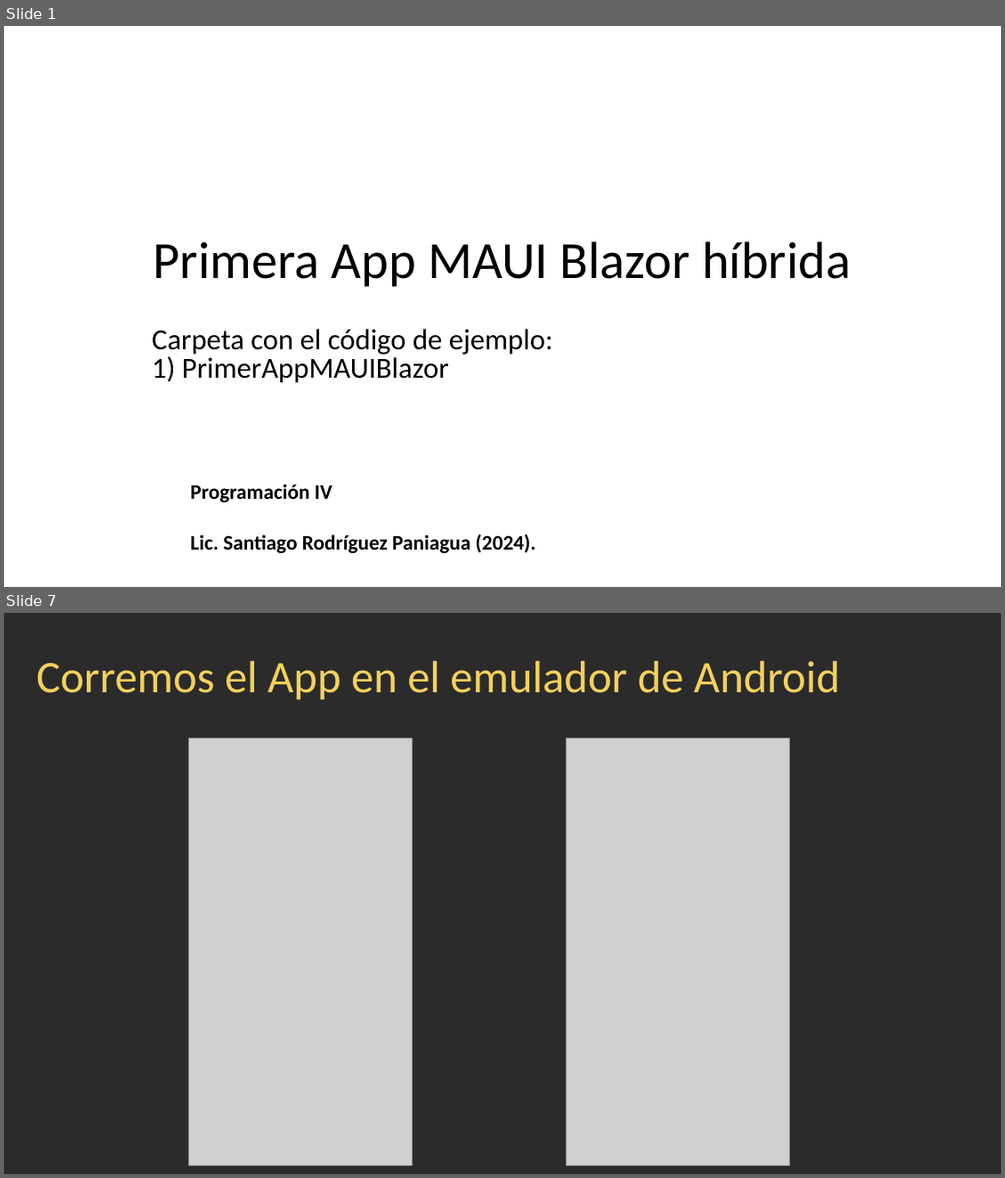
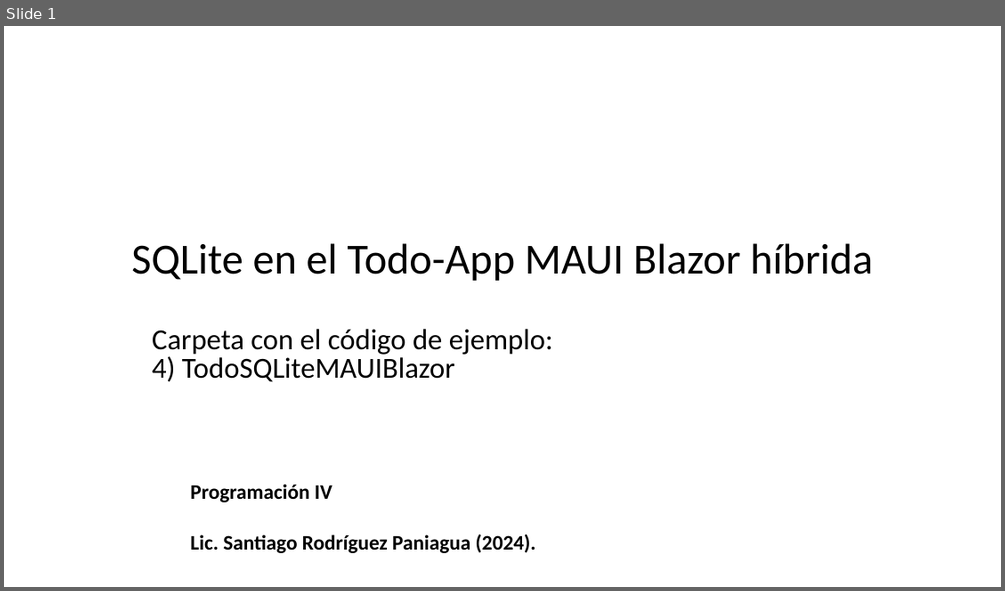
Before and after one commit to srodriguezp/.NetCore, a slide deck: 13) .Net MAUI/SQLite MAUI Blazor Híbrida (2024).pptx. Shown one above the other, each under a label of ours: slides 1 and 7 before the commit, slide 1 after it; the slides between them are not shown. The pictures are 1005x1178 and 1005x591 pixels, drawn with LibreOffice and Linux fonts; fonts in the diff are those of the drawing; grey boxes stand for pictures; background and template pictures are left out; a plain dark background stands for a picture behind light text. Boxes give left, top, right and bottom in pixels: in the first picture for what was removed or moved away, otherwise in the second. Text is boxed around its words. In the diff, an @@ line names an element or a change of style, - is before the commit and + after.

Commit message:
Update de SQLite + Maui Blazor

```diff
--- a/13) .Net MAUI/SQLite MAUI Blazor Híbrida (2024).pptx
+++ b/13) .Net MAUI/SQLite MAUI Blazor Híbrida (2024).pptx
@@ slide 7 removed at <box>4,613,1001,1174</box>, background picture (left out) @@
@@ text removed at <box>36,661,840,699</box> @@
-Corremos el App en el emulador de Android
@@ picture removed at <box>188,738,412,1166</box> @@
@@ picture removed at <box>566,738,790,1166</box> @@
@@ slide 1 changed as well @@
@@ text at <box>131,243,873,281</box>: text changed; size 100.3 to 82.6 pt @@
-Primera App MAUI Blazor híbrida
+SQLite en el Todo-App MAUI Blazor híbrida
@@ text at <box>152,354,455,382</box>: text changed @@
-1) PrimerAppMAUIBlazor
+4) TodoSQLiteMAUIBlazor
```
Also in this commit, not shown: 3 slides added, 22 other slides removed, 44 other files.
